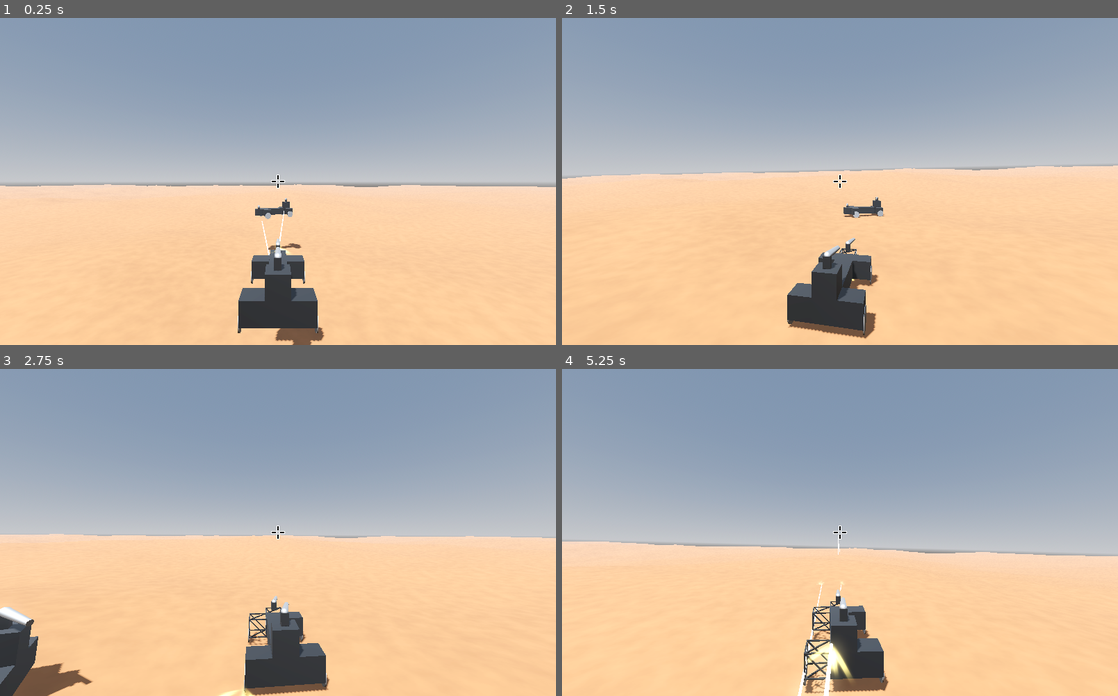
Above: before the commit, frames 1-4 (two rows, left to right).
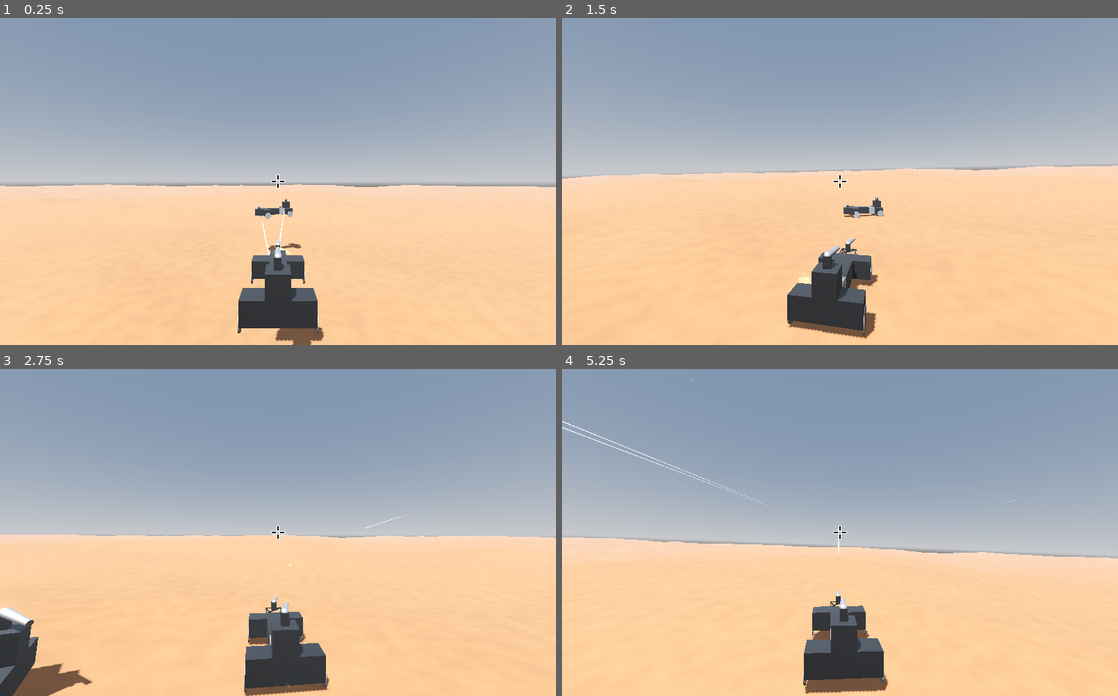
Above: after the commit, the same moments.

Repository: mcjohnalds/metal-skirmish
Game: Godot game, scene res://level.tscn
Two runs of this game, one before a commit and one after it. Both use one fixed random seed, a clock stepped at 60 frames per second and the inputs below. The project has no main scene, so this scene is started directly.
Inputs (mouse positions are in pixels of both pictures, inside the frame that each line leads up to):
- Up to frame 1 (0.25 s): no input
- Up to frame 2 (1.5 s): move the mouse to (867, 181) at 0.52 s; hold W (move_forward) from 0.53 s (still down); click (867, 181) at 0.67 s; move the mouse to (812, 181) at 1.27 s
- Up to frame 3 (2.75 s): keep holding W (move_forward); move the mouse to (289, 525) at 2.02 s
- Up to frame 4 (5.25 s): keep holding W (move_forward); move the mouse to (834, 539) at 2.77 s; click (834, 539) at 2.92 s; move the mouse to (878, 535) at 3.52 s; move the mouse to (795, 529) at 4.27 s; move the mouse to (845, 532) at 5.02 s; click (845, 532) at 5.17 s

The runs differ from the first frame. In frame 1, less than 0.1% of the frame differs, in the area x 50-52%, y 57-60%; in frame 2, less than 0.1%; in frame 3, 0.5%; in frame 4, 2.2%, in the area x 0-100%, y 3-100%.

Commit message:
part destruction

Diff:
--- /dev/null
+++ b/cockpit_part.gd
@@ -0,0 +1,7 @@
+class_name CockpitPart
+extends Node3D
+
+@onready var collision_shape: CollisionShape3D = $CollisionShape3D
+@onready var cockpit: Node3D = $Cockpit
+@onready var frame: Node3D = $Frame
+var health := 500.0
--- /dev/null
+++ b/cockpit_part.tscn
@@ -0,0 +1,28 @@
+[gd_scene load_steps=6 format=3 uid="uid://cxwv3sxpc8d4n"]
+
+[ext_resource type="Script" path="res://cockpit_part.gd" id="1_xq0u5"]
+[ext_resource type="PackedScene" uid="uid://dyjma2rawg826" path="res://cockpit.glb" id="2_2ngob"]
+[ext_resource type="PackedScene" uid="uid://beqwv26ycacot" path="res://frame.tscn" id="3_3pccn"]
+[ext_resource type="Material" uid="uid://6t6mp7vv7frs" path="res://materials/special_part.tres" id="3_8jqic"]
+
+[sub_resource type="BoxShape3D" id="BoxShape3D_mt8u5"]
+
+[node name="CockpitPart" type="Node3D"]
+script = ExtResource("1_xq0u5")
+
+[node name="CollisionShape3D" type="CollisionShape3D" parent="."]
+shape = SubResource("BoxShape3D_mt8u5")
+
+[node name="Cockpit" parent="." instance=ExtResource("2_2ngob")]
+
+[node name="Cube" parent="Cockpit" index="0"]
+surface_material_override/0 = ExtResource("3_8jqic")
+
+[node name="Frame" parent="." instance=ExtResource("3_3pccn")]
+visible = false
+
+[node name="Frame" parent="Frame" index="0"]
+surface_material_override/0 = ExtResource("3_8jqic")
+
+[editable path="Cockpit"]
+[editable path="Frame"]
--- a/level.tscn
+++ b/level.tscn
@@ -6,6 +6,7 @@
 [ext_resource type="PackedScene" uid="uid://dhjl4ne7kf1gk" path="res://wheel_part.tscn" id="3_r4wk5"]
 [ext_resource type="Texture2D" uid="uid://btykjkru56eb8" path="res://crosshair.svg" id="4_6exi3"]
 [ext_resource type="PackedScene" uid="uid://4fui5v13ebcj" path="res://gun_part.tscn" id="4_k3rsv"]
+[ext_resource type="PackedScene" uid="uid://cxwv3sxpc8d4n" path="res://cockpit_part.tscn" id="6_43ypp"]
 [ext_resource type="Script" path="res://ground.gd" id="6_c3dvn"]
 [ext_resource type="Shader" path="res://terrain.gdshader" id="7_b3nk6"]
 [ext_resource type="Texture2D" uid="uid://cu1cj4yrwsdwk" path="res://textures/terrain_texture.tres" id="8_i8dtw"]
@@ -73,9 +74,6 @@
 [node name="ArmorPart4" parent="Player" instance=ExtResource("1_o2iq1")]
 transform = Transform3D(1, 0, 0, 0, 1, 0, 0, 0, 1, 1, 0, 0)
 
-[node name="ArmorPart5" parent="Player" instance=ExtResource("1_o2iq1")]
-transform = Transform3D(1, 0, 0, 0, 1, 0, 0, 0, 1, 1, 0, 1)
-
 [node name="ArmorPart7" parent="Player" instance=ExtResource("1_o2iq1")]
 transform = Transform3D(1, 0, 0, 0, 1, 0, 0, 0, 1, 1, 1, 0)
 
@@ -116,6 +114,9 @@
 
 [node name="GunPart2" parent="Player" instance=ExtResource("4_k3rsv")]
 transform = Transform3D(1, 0, 0, 0, 1, 0, 0, 0, 1, 1, 2, 2.08165e-12)
+
+[node name="CockpitPart" parent="Player" instance=ExtResource("6_43ypp")]
+transform = Transform3D(1, 0, 0, 0, 1, 0, 0, 0, 1, 1, 0, 1)
 
 [node name="Enemy" type="RigidBody3D" parent="."]
 transform = Transform3D(-0.432149, 0, 0.901802, 0, 1, 0, -0.901802, 0, -0.432149, 0.0588708, 10.831, 29.2805)
@@ -126,9 +127,6 @@
 [node name="ArmorPart4" parent="Enemy" instance=ExtResource("1_o2iq1")]
 transform = Transform3D(1, 0, 0, 0, 1, 0, 0, 0, 1, 1, 0, 0)
 
-[node name="ArmorPart5" parent="Enemy" instance=ExtResource("1_o2iq1")]
-transform = Transform3D(1, 0, 0, 0, 1, 0, 0, 0, 1, 1, 0, 1)
-
 [node name="ArmorPart7" parent="Enemy" instance=ExtResource("1_o2iq1")]
 transform = Transform3D(1, 0, 0, 0, 1, 0, 0, 0, 1, 1, 1, 0)
 
@@ -169,6 +167,9 @@
 
 [node name="GunPart2" parent="Enemy" instance=ExtResource("4_k3rsv")]
 transform = Transform3D(1, 0, 0, 0, 1, 0, 0, 0, 1, 1, 2, 2.08165e-12)
+
+[node name="CockpitPart" parent="Enemy" instance=ExtResource("6_43ypp")]
+transform = Transform3D(1, 0, 0, 0, 1, 0, 0, 0, 1, 1, 0, 1)
 
 [node name="Ground" type="StaticBody3D" parent="." groups=["ground"]]
 script = ExtResource("6_c3dvn")
--- a/vehicle.gd
+++ b/vehicle.gd
@@ -12,6 +12,7 @@
 @onready var camera_pivot: Node3D = $CameraPivot
 @onready var aim_ray_cast: RayCast3D = $CameraPivot/Camera3D/Aim
 @export var is_player := false
+var cockpit_part: CockpitPart
 var wheel_parts: Array[WheelPart] = []
 var gun_parts: Array[GunPart] = []
 var view_pitch := 0.0
@@ -51,6 +52,11 @@
 			is_part = true
 			var part := child as GunPart
 			gun_parts.append(part)
+			shapes.append({ "shape": part.collision_shape, "transform": part.transform })
+		elif child is CockpitPart:
+			is_part = true
+			var part := child as CockpitPart
+			cockpit_part = part
 			shapes.append({ "shape": part.collision_shape, "transform": part.transform })
 		if is_part:
 			parts.append(child)
@@ -90,6 +96,8 @@
 
 
 func _physics_process_gun_part(part: GunPart) -> void:
+	if part.health == 0.0 or cockpit_part.health == 0.0:
+		return
 	var fire_rate := 10.0
 	var gun_ready: bool = Global.get_ticks_sec() - part.last_fired_at >= 1.0 / fire_rate
 	var wants_to_shoot := not is_player or Input.is_mouse_button_pressed(MOUSE_BUTTON_LEFT)
@@ -101,7 +109,7 @@
 			else:
 				target = aim_ray_cast.global_transform * aim_ray_cast.target_position
 		else:
-			var target_part: Node3D
+			var target_part: Node3D = g.player.cockpit_part
 			for p in g.player.parts:
 				if p.health > 0.0:
 					target_part = p
@@ -127,7 +135,7 @@
 			var l := p.distance_to(v)
 			var a := clampf(l / 50.0, 0.0, 1.0)
 			var t := Global.get_ticks_sec() * TAU
-			var m := 0.005 * TAU
+			var m := 0.3 * TAU
 			ap = m * a * sin(t)
 			ay = m * a * sin(2.0 * t)
 
@@ -164,7 +172,7 @@
 				dirt_hit.one_shot = true
 				dirt_hit.emitting = true
 				get_tree().current_scene.add_child(dirt_hit)
-			elif collision.collider is Vehicle:
+			elif collision.collider is Vehicle and collision.collider != self:
 				var metal_hit: GPUParticles3D = metal_hit_scene.instantiate()
 				metal_hit.position = bullet_end
 				metal_hit.one_shot = true
@@ -182,9 +190,12 @@
 						hit_part.base.visible = false
 					if hit_part is WheelPart:
 						hit_part.armor.visible = false
+					if hit_part is CockpitPart:
+						hit_part.cockpit.visible = false
+					hit_part.health = 0.0
 					hit_part.frame.visible = true
-					hit_part.health = 0.0
-					vehicle.shape_owner_set_disabled(collision.shape, true)
+					if not hit_part is CockpitPart:
+						vehicle.shape_owner_set_disabled(collision.shape, true)
 
 
 func _physics_process_wheel_part(part: WheelPart, delta: float) -> void:
@@ -197,7 +208,7 @@
 		var force_offset := part.wheel.global_position - global_position
 
 		var breaking := false
-		if part.traction:
+		if part.traction and part.health > 0.0 and cockpit_part.health > 0.0:
 			var input := get_throttle_input()
 			var max_torque := 15000.0 * absf(input)
 			var forward_speed := linear_velocity.dot(basis.z)
@@ -215,7 +226,7 @@
 			var steer_max := TAU * 0.1 * absf(input_steering)
 			var has_input = absf(input_steering) > 0.0
 			var steering_outward := has_input and input_steering * part.wheel.rotation.y >= 0.0
-			if steering_outward:
+			if steering_outward and part.health > 0.0 and cockpit_part.health > 0.0:
 				var f := 1.0 - pow(absf(part.wheel.rotation.y / steer_max), 0.4)
 				part.wheel.rotation.y += steer_speed * input_steering * f * delta
 				part.wheel.rotation.y = clampf(part.wheel.rotation.y, -steer_max, steer_max)
Binary file added: cockpit.glb
Not shown, added: cockpit.glb.import
Not shown: 1 places in level.tscn that only renumber resources
Not shown, changed: todo.txt
Not shown, added: cockpit.blend
